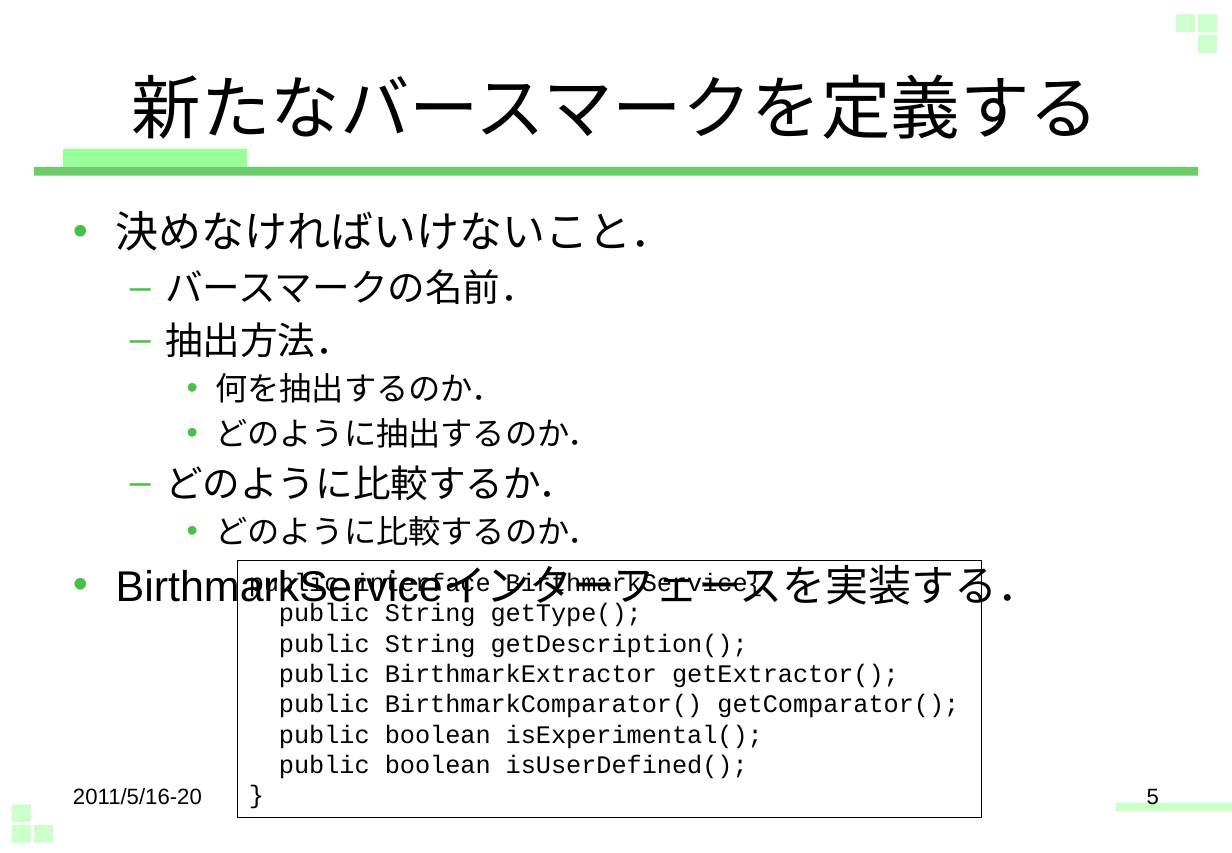
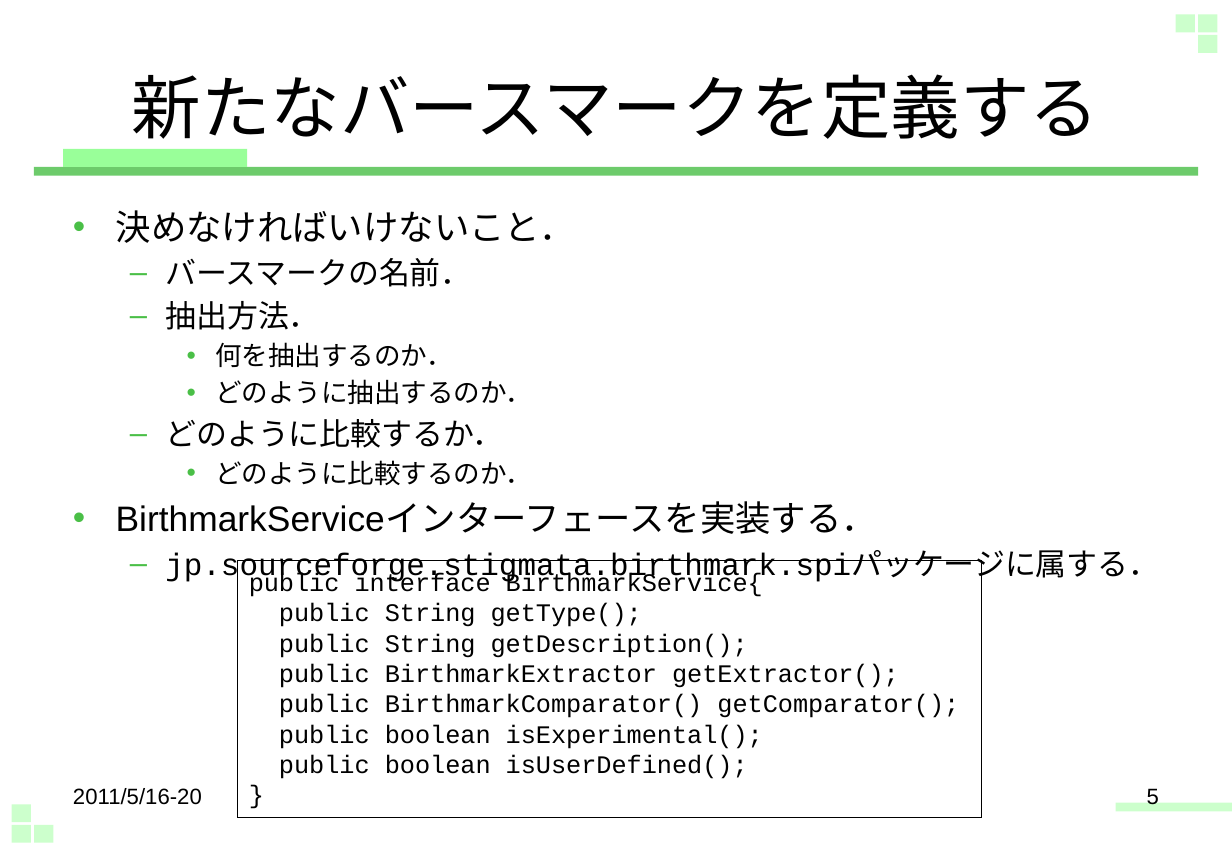
Before and after one commit to zz-fork-repository/jp-stigmata-core, a slide deck: slide 5 of src/docs/extends_stigmata.pptx. Drawn at 1232x853 pixels with LibreOffice and Linux fonts; fonts in the diff are those of the drawing. Boxes give left, top, right and bottom in pixels: in the first picture for what was removed or moved away, otherwise in the second. Text is boxed around its words. In the diff, an @@ line names an element or a change of style, - is before the commit and + after.

```diff
--- a/src/docs/extends_stigmata.pptx
+++ b/src/docs/extends_stigmata.pptx
@@ text at <box>116,210,878,534</box>: size 27.2 to 22.4 pt in "決めなければいけないこと．", "BirthmarkServiceインターフェースを実装する．"; size 23.8 to 19.6 pt in "バースマークの名前．", "抽出方法．", "どのように比較するか．"; size 20.4 to 16.8 pt in "何を抽出するのか．", "どのように抽出するのか．", "どのように比較するのか．" @@
@@ text at <box>165,553,1159,584</box>: paragraph added @@
+  – jp.sourceforge.stigmata.birthmark.spiパッケージに属する．
```
Also in this commit, not shown: 7 other slides changed, 3 slides added, 2 other files.
